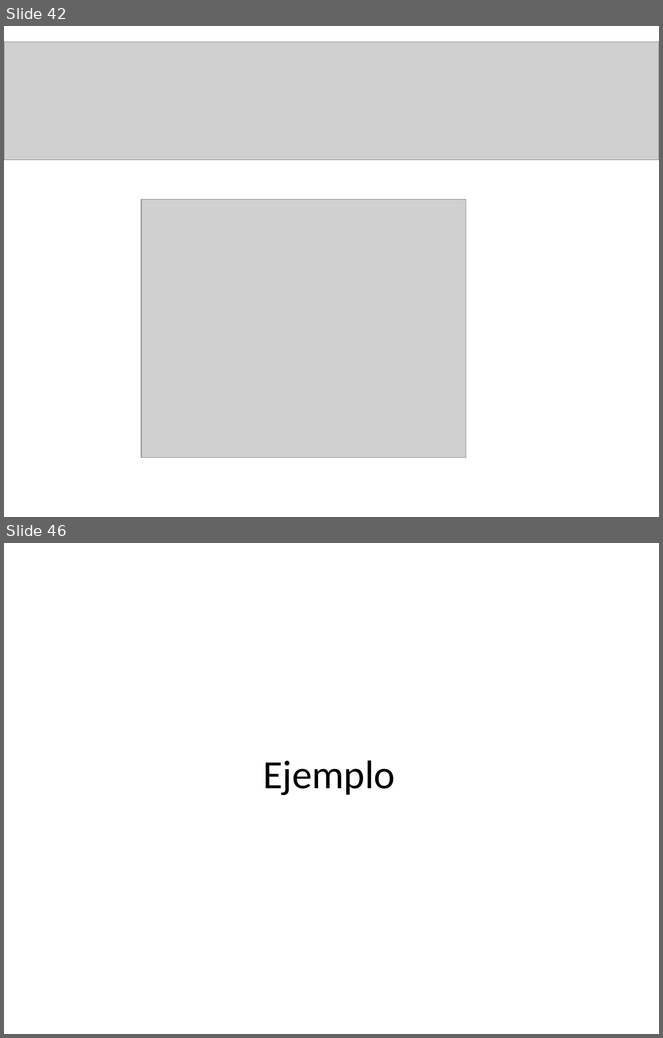
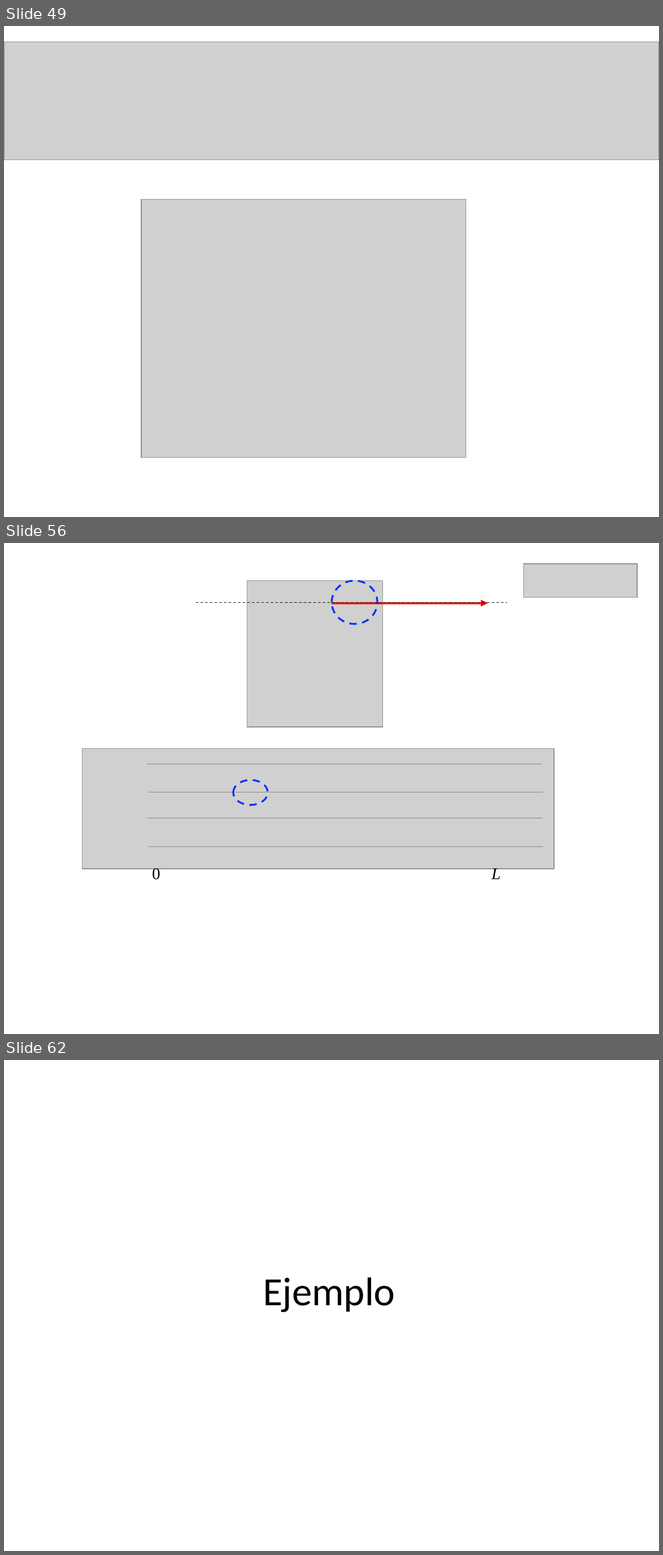
Before and after one commit to MFMG99/patrones, a slide deck: clases/Cap02_Extraccion_de_Caracteristicas/presentations/PAT02_DescriptoresFourier.pptx. Shown one above the other, each under a label of ours: slides 42 and 46 before the commit, slides 49, 56 and 62 after it; the slides between them are not shown. The pictures are 663x1038 and 663x1555 pixels, drawn with LibreOffice and Linux fonts; fonts in the diff are those of the drawing; grey boxes stand for pictures. Boxes give left, top, right and bottom in pixels: in the first picture for what was removed or moved away, otherwise in the second. Text is boxed around its words. In the diff, an @@ line names an element or a change of style, - is before the commit and + after.

```diff
--- a/clases/Cap02_Extraccion_de_Caracteristicas/presentations/PAT02_DescriptoresFourier.pptx
+++ b/clases/Cap02_Extraccion_de_Caracteristicas/presentations/PAT02_DescriptoresFourier.pptx
@@ slide 56 added at [4,543,659,1034], background #FFFFFF @@
@@ picture added at [523,564,637,598] @@
@@ picture added at [247,581,383,728] @@
@@ ellipse added at [332,581,377,624], outline #0432FF 2 pt dashed @@
@@ line added from (196, 603) to (507, 603), #000000 0.75 pt dashed @@
@@ arrow added from (332, 603) to (488, 603), #FF0000 2.5 pt @@
@@ picture added at [83,749,554,869] @@
@@ line added from (147, 765) to (542, 765), #808080 0.5 pt @@
@@ line added from (149, 792) to (543, 792), #808080 0.5 pt @@
@@ ellipse added at [233,780,268,805], outline #0432FF 2 pt dashed @@
@@ line added from (148, 818) to (543, 818), #808080 0.5 pt @@
@@ line added from (148, 847) to (543, 847), #808080 0.5 pt @@
@@ text added at [152,866,501,880], 18 pt, text #000000 @@
+0 L
@@ rectangle added at [203,886,438,964], fill #FFFFFF @@
@@ what was slide 42 is now slide 49 @@
@@ what was slide 46 is now slide 62 @@
```
Also in this commit, not shown: 6 slides changed, 16 other slides added, 1 slide removed.
